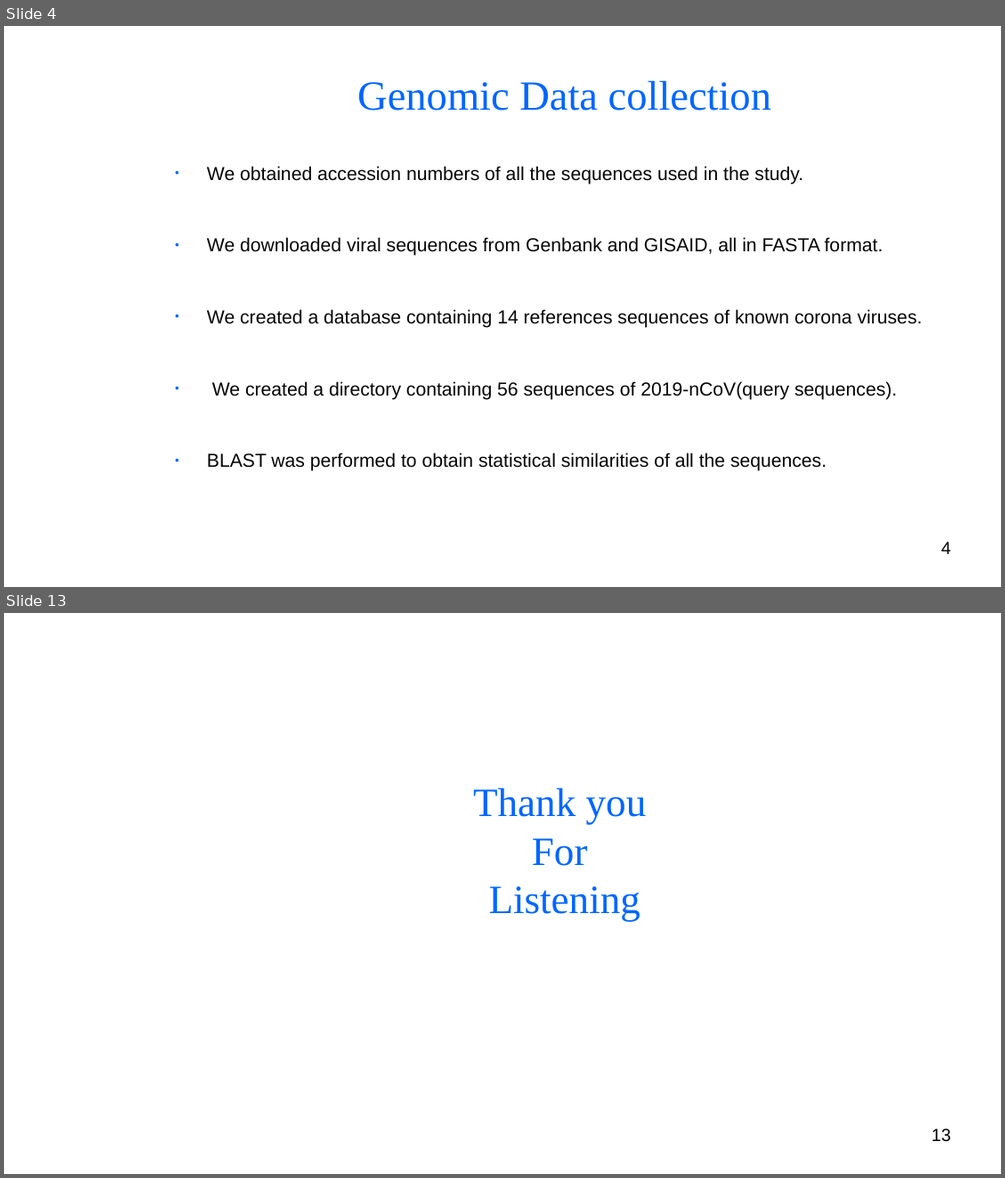
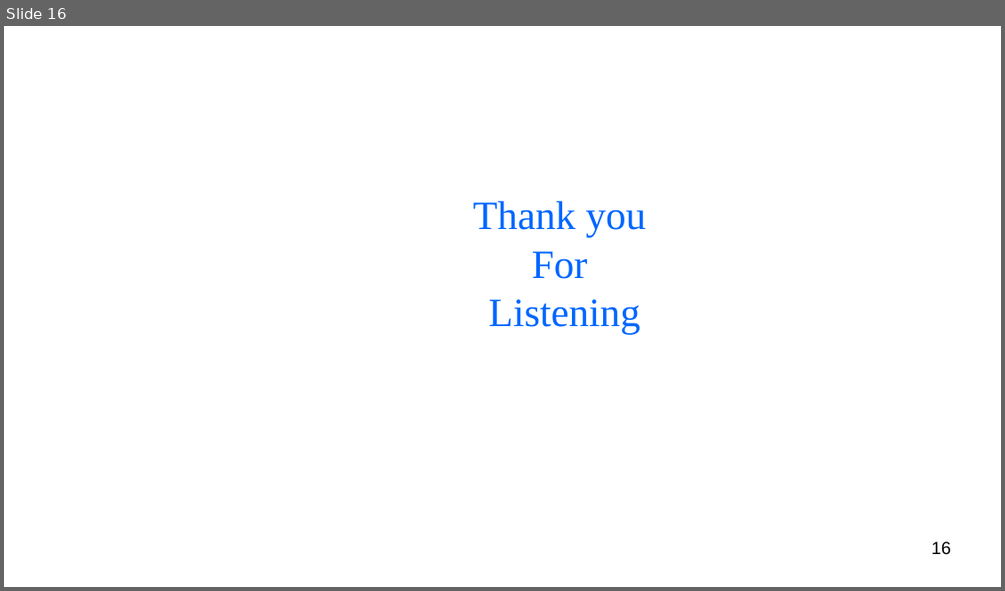
Before and after one commit to BryanAbuchery/Group_Project, a slide deck: Group_presentation.odp. Shown one above the other, each under a label of ours: slides 4 and 13 before the commit, slide 16 after it; the slides between them are not shown. The pictures are 1005x1178 and 1005x591 pixels, drawn with LibreOffice and Linux fonts; fonts in the diff are those of the drawing; background and template pictures are left out. Boxes give left, top, right and bottom in pixels: in the first picture for what was removed or moved away, otherwise in the second. Text is boxed around its words. In the diff, an @@ line names an element or a change of style, - is before the commit and + after.

```diff
--- a/Group_presentation.odp
+++ b/Group_presentation.odp
@@ slide 4 removed at (4, 26, 1001, 587), background picture (left out) @@
@@ title removed at (357, 80, 771, 111) @@
-Genomic Data collection
@@ text removed at (207, 166, 922, 471) @@
-● We obtained accession numbers of all the sequences used in the study.
-● We downloaded viral sequences from Genbank and GISAID, all in FASTA format.
-● We created a database containing 14 references sequences of known corona viruses.
-● We created a directory containing 56 sequences of 2019-nCoV(query sequences).
-● BLAST was performed to obtain statistical similarities of all the sequences.
@@ page number removed at (941, 541, 951, 554) @@
-4
@@ what was slide 13 is now slide 16 @@
@@ page number at (931, 541, 951, 555): text changed @@
-13
+16
```
Also in this commit, not shown: 9 slides changed, 6 slides added, 2 other slides removed.
